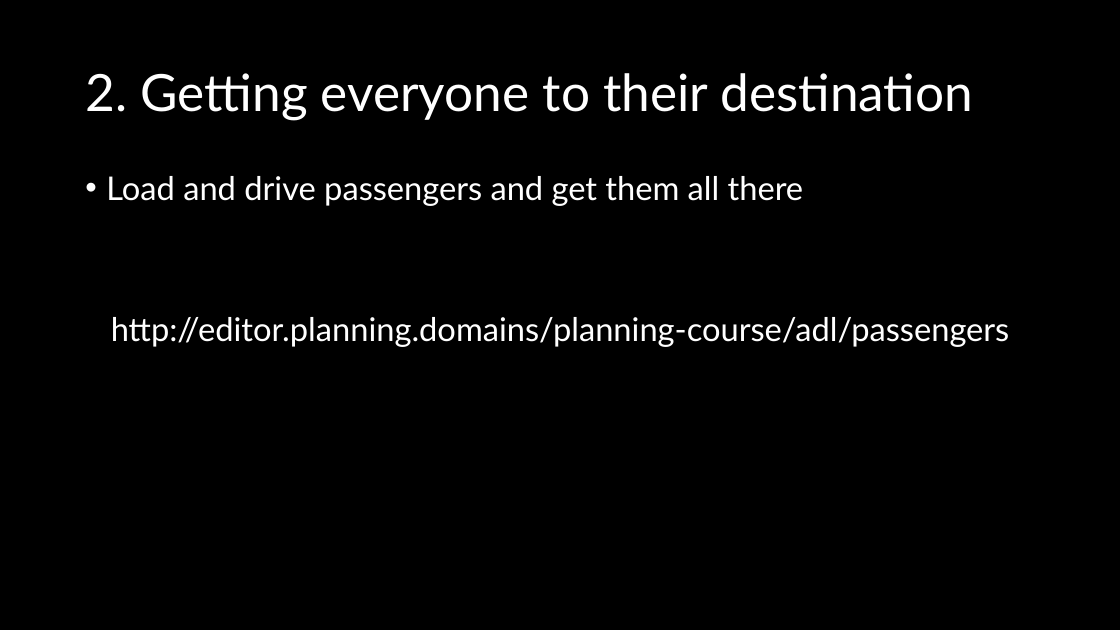
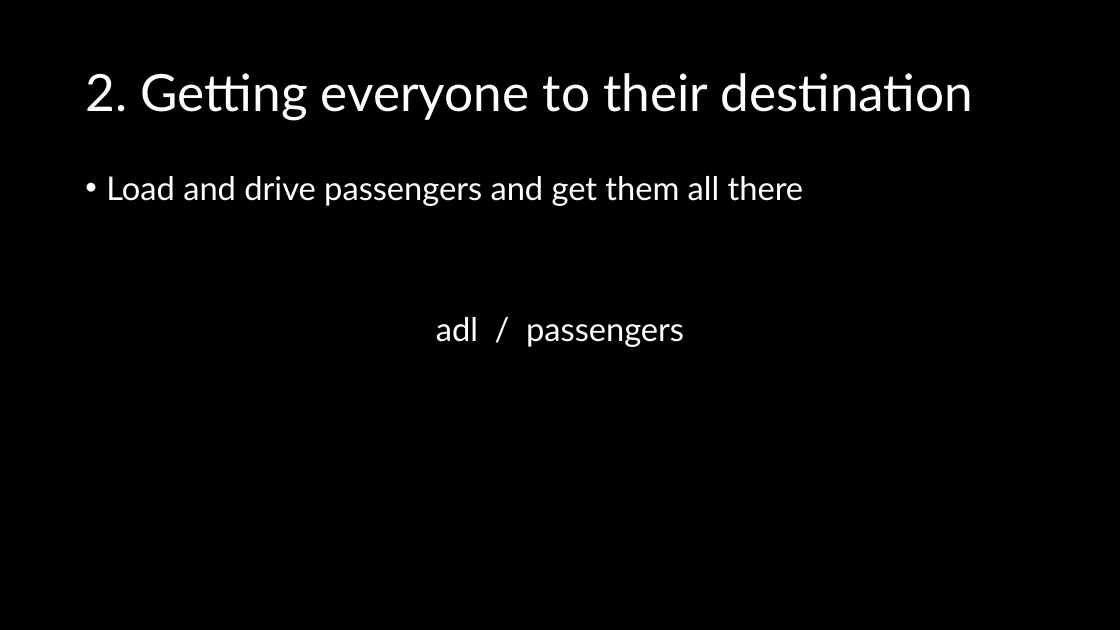
Before and after one commit to AI-Planning/modeling-in-pddl, a slide deck: slide 11 of exercises/cisc-813/adl/slides.pptx. Drawn at 1120x630 pixels with LibreOffice and Linux fonts; fonts in the diff are those of the drawing. Boxes give left, top, right and bottom in pixels: in the first picture for what was removed or moved away, otherwise in the second. Text is boxed around its words. In the diff, an @@ line names an element or a change of style, - is before the commit and + after.

```diff
--- a/exercises/cisc-813/adl/slides.pptx
+++ b/exercises/cisc-813/adl/slides.pptx
@@ text at (x1=436, y1=317, x2=684, y2=347): text changed @@
-http://editor.planning.domains/planning-course/adl/passengers
+adl / passengers
```
Also in this commit, not shown: 9 other slides changed, 7 other files.
